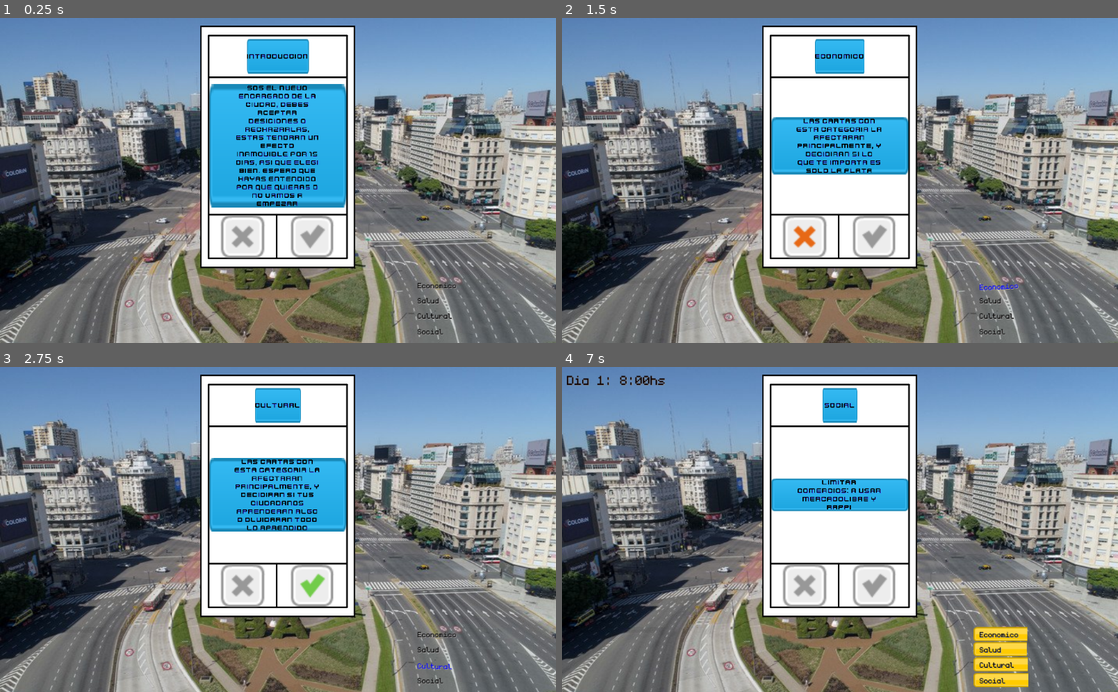
Above: before the commit, frames 1-4 (two rows, left to right).
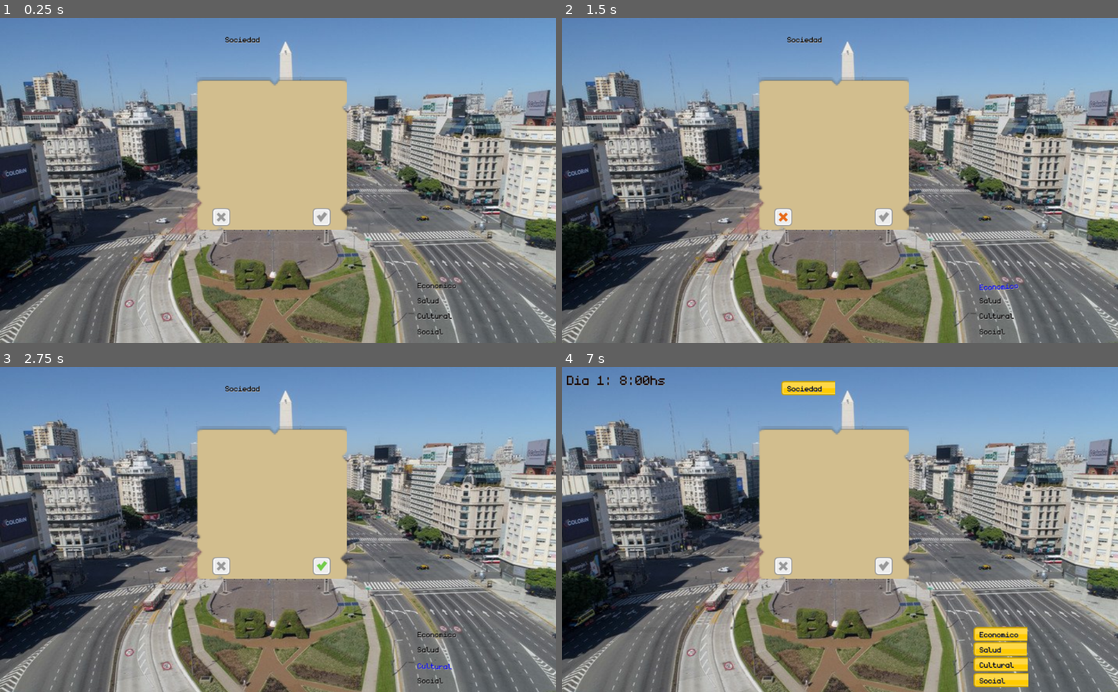
Above: after the commit, the same moments.

Repository: compumundohipermegaredUNQ/SimCovid-21
Game: Godot game, scene res://Main.tscn
Two runs of this game, one before a commit and one after it. Both use one fixed random seed, a clock stepped at 60 frames per second and the inputs below.
Inputs (mouse positions are in pixels of both pictures, inside the frame that each line leads up to; where the layout moved, square brackets give the same spot in the first picture):
- Up to frame 1 (0.25 s): no input
- Up to frame 2 (1.5 s): click (884, 216) [873, 235] at 0.5 s; click (784, 216) [806, 235] at 1.25 s
- Up to frame 3 (2.75 s): click (322, 565) [311, 584] at 2 s
- Up to frame 4 (7 s): click (784, 565) [806, 584] at 2.75 s; click (884, 565) [873, 584] at 3.5 s; tap Enter at 4.25, 5.75 s; move the mouse to (962, 513) at 4.27 s; tap Space at 5, 6.5 s; move the mouse to (728, 545) at 5.02 s; move the mouse to (895, 458) at 5.77 s; move the mouse to (812, 594) at 6.52 s

The runs differ from the first frame. In frame 1, 21% of the frame differs, in the area x 35-64%, y 2-78%; in frame 2, 21%; in frame 3, 21%; in frame 4, 21%.

Commit message:
#Cartas-Se mejora la vista de las cartas

Diff:
--- a/src/Card/Card.gd
+++ b/src/Card/Card.gd
@@ -1,4 +1,4 @@
-extends MarginContainer
+extends Node2D
 
 # El valor representativo de la barra es la posición del hijo en la que se
 # encuentra en el panel de escenas de HealthBarGroup, por ejemplo "Social" es el
@@ -20,8 +20,7 @@
 	card_type = type
 	card_multipliers = multipliers
 	bar_group = main.get_child(2)
-	$Card/Texts/Align/Title/CenterContainer/TitleLabel.text = type
-	$Card/Texts2/Text/CenterContainer/TextLabel.text = description
+	$TextLabel.text = description
 
 func _on_CheckButton_pressed() -> void:
 	DeckOfCards.checked(card_multipliers)
--- a/src/Card/CardBase.tscn
+++ b/src/Card/CardBase.tscn
@@ -1,46 +1,31 @@
-[gd_scene load_steps=10 format=2]
+[gd_scene load_steps=9 format=2]
 
+[ext_resource path="res://assets/fonts/The Snowday.ttf" type="DynamicFontData" id=1]
 [ext_resource path="res://src/Card/Card.gd" type="Script" id=2]
-[ext_resource path="res://assets/Fonts/kenvector_future.ttf" type="DynamicFontData" id=3]
 [ext_resource path="res://assets/Card/check_grey.png" type="Texture" id=4]
-[ext_resource path="res://assets/Card/card.png" type="Texture" id=5]
+[ext_resource path="res://assets/Card/background_text.png" type="Texture" id=5]
 [ext_resource path="res://assets/Card/x_grey.png" type="Texture" id=6]
 [ext_resource path="res://assets/Card/check_green.png" type="Texture" id=7]
 [ext_resource path="res://assets/Card/x_red.png" type="Texture" id=8]
-[ext_resource path="res://assets/Card/background_text.png" type="Texture" id=9]
 
-[sub_resource type="DynamicFont" id=1]
-size = 40
-outline_color = Color( 0, 0, 0, 1 )
-extra_spacing_space = 1
-font_data = ExtResource( 3 )
+[sub_resource type="DynamicFont" id=2]
+size = 24
+font_data = ExtResource( 1 )
 
-[node name="CardBase" type="MarginContainer"]
-anchor_left = -0.137
-anchor_top = -0.37
-anchor_right = 0.141
-anchor_bottom = 0.377
-margin_left = -1.95686
-margin_top = 0.244934
-margin_right = -0.62886
-margin_bottom = 2.04494
-rect_pivot_offset = Vector2( 125, 175 )
+[node name="CardBase" type="Node2D"]
 script = ExtResource( 2 )
-__meta__ = {
-"_edit_use_anchors_": false
-}
 
 [node name="Card" type="Sprite" parent="."]
-position = Vector2( 653.301, 460.151 )
-scale = Vector2( 0.318138, 0.318138 )
+position = Vector2( 500, 250 )
+scale = Vector2( 3, 3 )
 texture = ExtResource( 5 )
 
-[node name="CheckButton" type="TextureButton" parent="Card"]
-margin_left = -11.0
-margin_top = 398.0
-margin_right = 410.0
-margin_bottom = 642.0
-rect_min_size = Vector2( 50, 50 )
+[node name="CheckButton" type="TextureButton" parent="."]
+margin_left = 575.0
+margin_top = 350.0
+margin_right = 625.0
+margin_bottom = 400.0
+rect_scale = Vector2( 0.7, 0.7 )
 texture_normal = ExtResource( 4 )
 texture_pressed = ExtResource( 7 )
 texture_hover = ExtResource( 7 )
@@ -51,15 +36,14 @@
 "_edit_use_anchors_": false
 }
 
-[node name="XButton" type="TextureButton" parent="Card"]
-margin_left = -405.0
-margin_top = 395.0
-margin_right = -324.0
-margin_bottom = 445.0
+[node name="XButton" type="TextureButton" parent="."]
+margin_left = 390.0
+margin_top = 350.0
+margin_right = 440.0
+margin_bottom = 400.0
 grow_horizontal = 0
 grow_vertical = 0
-rect_min_size = Vector2( 20, 20 )
-rect_scale = Vector2( 5, 5 )
+rect_scale = Vector2( 0.7, 0.7 )
 texture_normal = ExtResource( 6 )
 texture_pressed = ExtResource( 8 )
 texture_hover = ExtResource( 8 )
@@ -70,94 +54,15 @@
 "_edit_use_anchors_": false
 }
 
-[node name="Texts" type="VBoxContainer" parent="Card"]
-margin_left = -393.0
-margin_top = -643.0
-margin_right = 397.0
-margin_bottom = -409.0
-alignment = 1
-__meta__ = {
-"_edit_use_anchors_": false
-}
-
-[node name="Align" type="HBoxContainer" parent="Card/Texts"]
-margin_top = 17.0
-margin_right = 790.0
-margin_bottom = 217.0
-alignment = 1
-
-[node name="Title" type="MarginContainer" parent="Card/Texts/Align"]
-margin_left = 145.0
-margin_right = 644.0
-margin_bottom = 200.0
-rect_min_size = Vector2( 200, 200 )
-__meta__ = {
-"_edit_use_anchors_": false
-}
-
-[node name="NinePatchRect" type="NinePatchRect" parent="Card/Texts/Align/Title"]
-margin_right = 499.0
-margin_bottom = 200.0
-texture = ExtResource( 9 )
-
-[node name="CenterContainer" type="CenterContainer" parent="Card/Texts/Align/Title"]
-margin_right = 499.0
-margin_bottom = 200.0
-
-[node name="TitleLabel" type="Label" parent="Card/Texts/Align/Title/CenterContainer"]
-margin_top = 77.0
-margin_right = 499.0
-margin_bottom = 122.0
-custom_fonts/font = SubResource( 1 )
-custom_colors/font_color = Color( 0, 0, 0, 1 )
-custom_colors/font_outline_modulate = Color( 0.988235, 0.988235, 0.988235, 1 )
-custom_colors/font_color_shadow = Color( 0.223529, 0.247059, 0.956863, 1 )
-text = "Limitar Comercios"
-align = 1
-valign = 1
-__meta__ = {
-"_edit_use_anchors_": false
-}
-
-[node name="Texts2" type="VBoxContainer" parent="Card"]
-margin_left = -395.0
-margin_top = -399.0
-margin_right = 397.0
-margin_bottom = 387.0
-rect_clip_content = true
-alignment = 1
-__meta__ = {
-"_edit_use_anchors_": false
-}
-
-[node name="Text" type="MarginContainer" parent="Card/Texts2"]
-margin_top = 370.0
-margin_right = 792.0
-margin_bottom = 415.0
-rect_min_size = Vector2( 500, 0 )
-__meta__ = {
-"_edit_use_anchors_": false
-}
-
-[node name="NinePatchRect" type="NinePatchRect" parent="Card/Texts2/Text"]
-margin_right = 792.0
-margin_bottom = 45.0
-texture = ExtResource( 9 )
-
-[node name="CenterContainer" type="CenterContainer" parent="Card/Texts2/Text"]
-margin_right = 792.0
-margin_bottom = 45.0
-
-[node name="TextLabel" type="Label" parent="Card/Texts2/Text/CenterContainer"]
-margin_left = 146.0
-margin_right = 646.0
-margin_bottom = 45.0
+[node name="TextLabel" type="Label" parent="."]
+margin_left = 375.0
+margin_top = 200.0
+margin_right = 630.0
+margin_bottom = 214.0
 grow_vertical = 2
-rect_min_size = Vector2( 500, 0 )
-custom_fonts/font = SubResource( 1 )
-custom_colors/font_color = Color( 0, 0, 0, 1 )
-custom_colors/font_outline_modulate = Color( 0.988235, 0.988235, 0.988235, 1 )
-custom_colors/font_color_shadow = Color( 0.223529, 0.247059, 0.956863, 1 )
+custom_fonts/font = SubResource( 2 )
+custom_colors/font_color = Color( 0.317647, 0.254902, 0.254902, 1 )
+custom_colors/font_outline_modulate = Color( 0, 0, 0, 1 )
 text = "Limitar Comercios"
 align = 1
 valign = 1
@@ -166,7 +71,7 @@
 "_edit_use_anchors_": false
 }
 
-[connection signal="mouse_entered" from="Card/CheckButton" to="." method="_on_CheckButton_mouse_entered"]
-[connection signal="pressed" from="Card/CheckButton" to="." method="_on_CheckButton_pressed"]
-[connection signal="mouse_entered" from="Card/XButton" to="." method="_on_XButton_mouse_entered"]
-[connection signal="pressed" from="Card/XButton" to="." method="_on_XButton_pressed"]
+[connection signal="mouse_entered" from="CheckButton" to="." method="_on_CheckButton_mouse_entered"]
+[connection signal="pressed" from="CheckButton" to="." method="_on_CheckButton_pressed"]
+[connection signal="mouse_entered" from="XButton" to="." method="_on_XButton_mouse_entered"]
+[connection signal="pressed" from="XButton" to="." method="_on_XButton_pressed"]
Binary file changed: assets/Card/background_text.png
